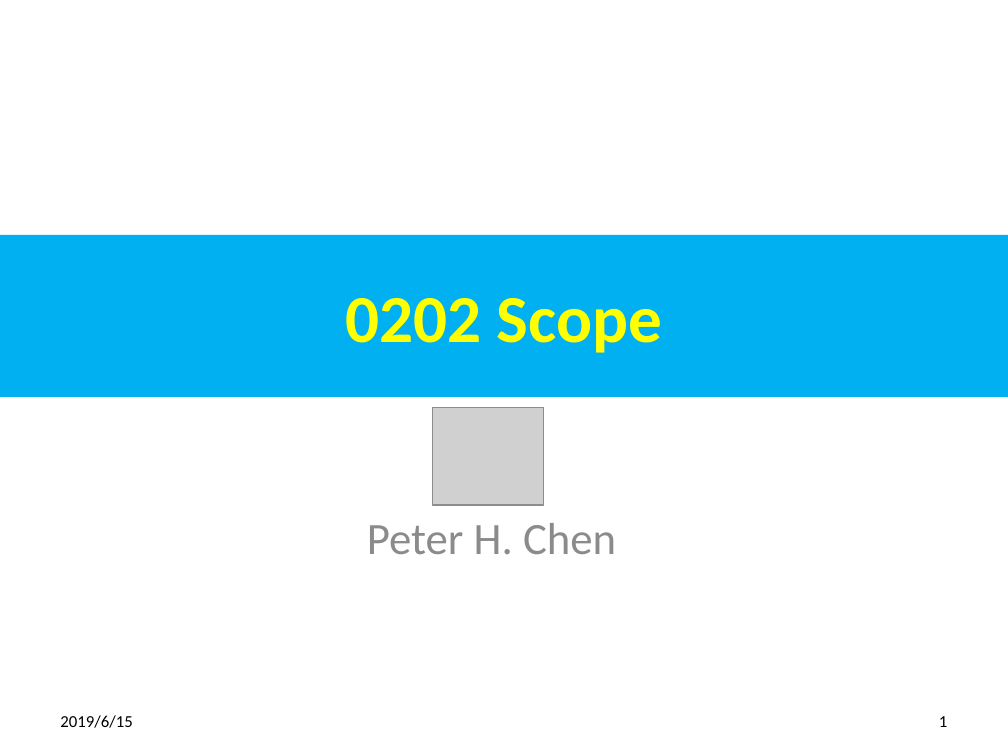
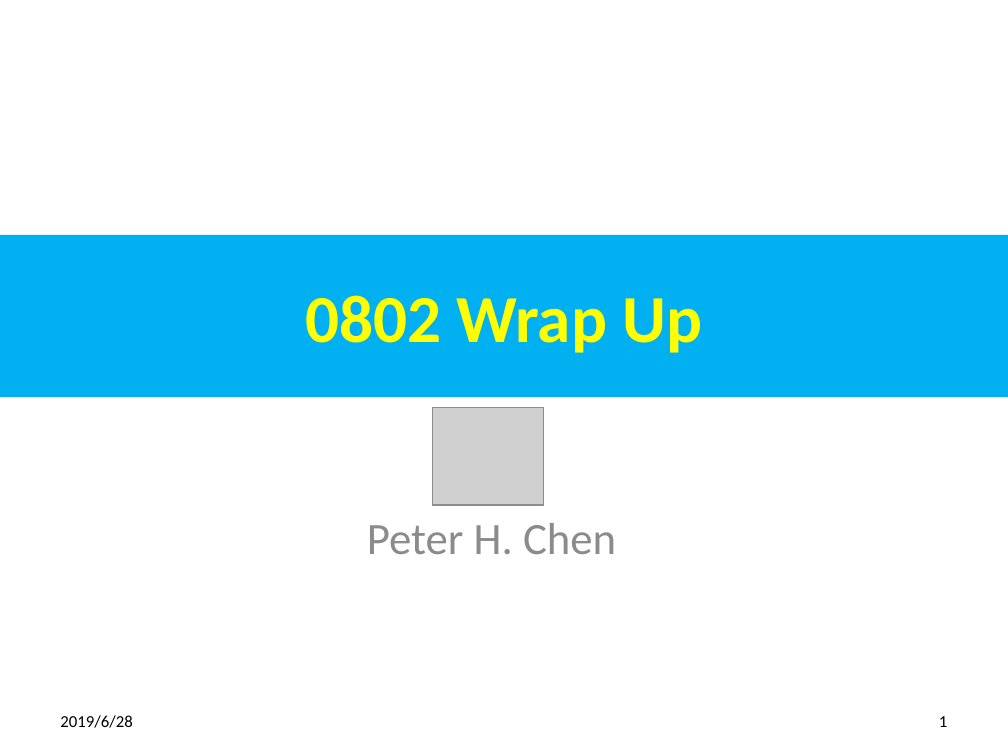
Before and after one commit to pchen0723/700-Python-Adv, a slide deck: slide 1 of 08_ModuleWrap/0802_Wrap.pptx. Drawn at 1008x756 pixels with LibreOffice and Linux fonts; fonts in the diff are those of the drawing; grey boxes stand for pictures. Boxes give left, top, right and bottom in pixels: in the first picture for what was removed or moved away, otherwise in the second. Text is boxed around its words. In the diff, an @@ line names an element or a change of style, - is before the commit and + after.

```diff
--- a/08_ModuleWrap/0802_Wrap.pptx
+++ b/08_ModuleWrap/0802_Wrap.pptx
@@ title at (305, 295, 702, 353): text changed @@
-0202 Scope
+0802 Wrap Up
@@ text at (60, 715, 132, 728): text changed @@
-2019/6/15
+2019/6/28
```
Also in this commit, not shown: 2 other slides changed, 35 slides added, 38 other files.
